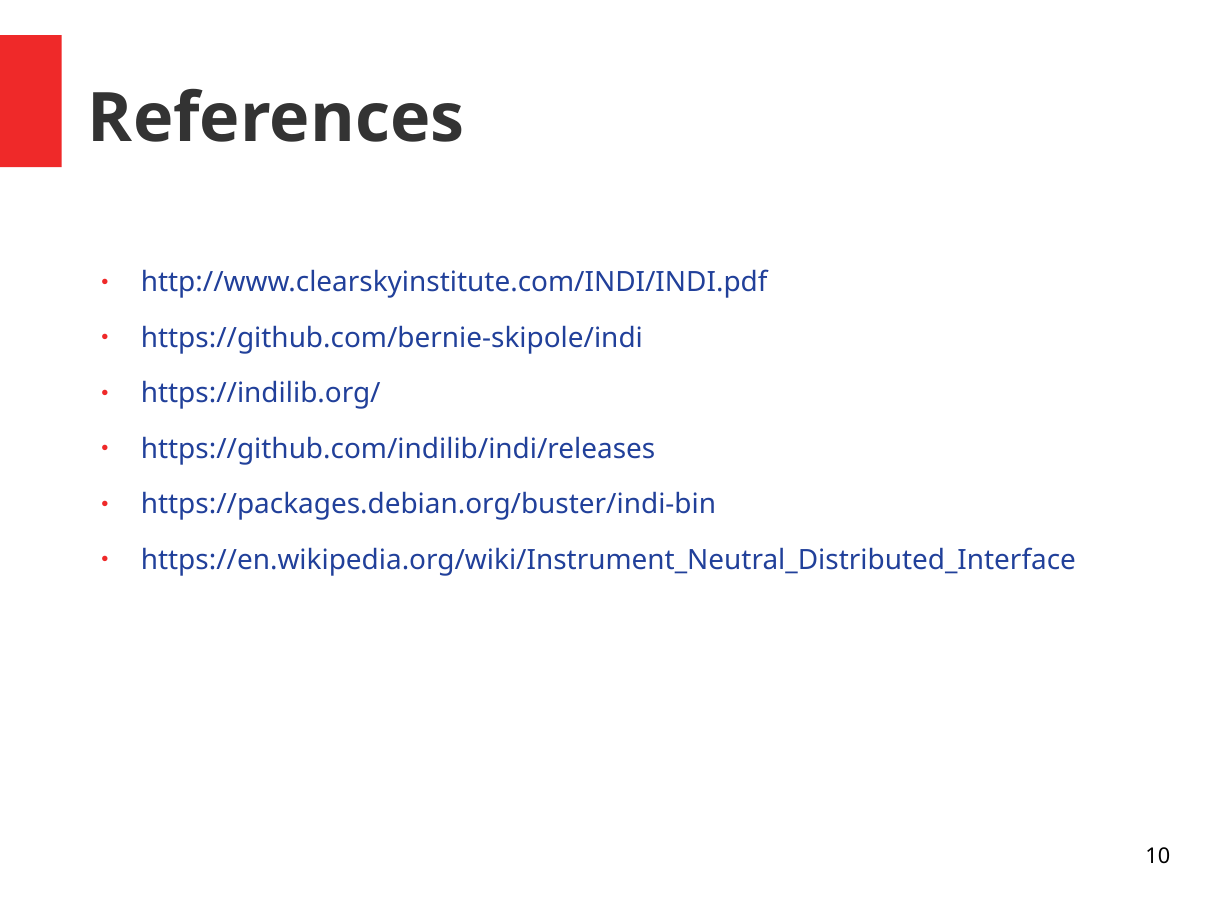
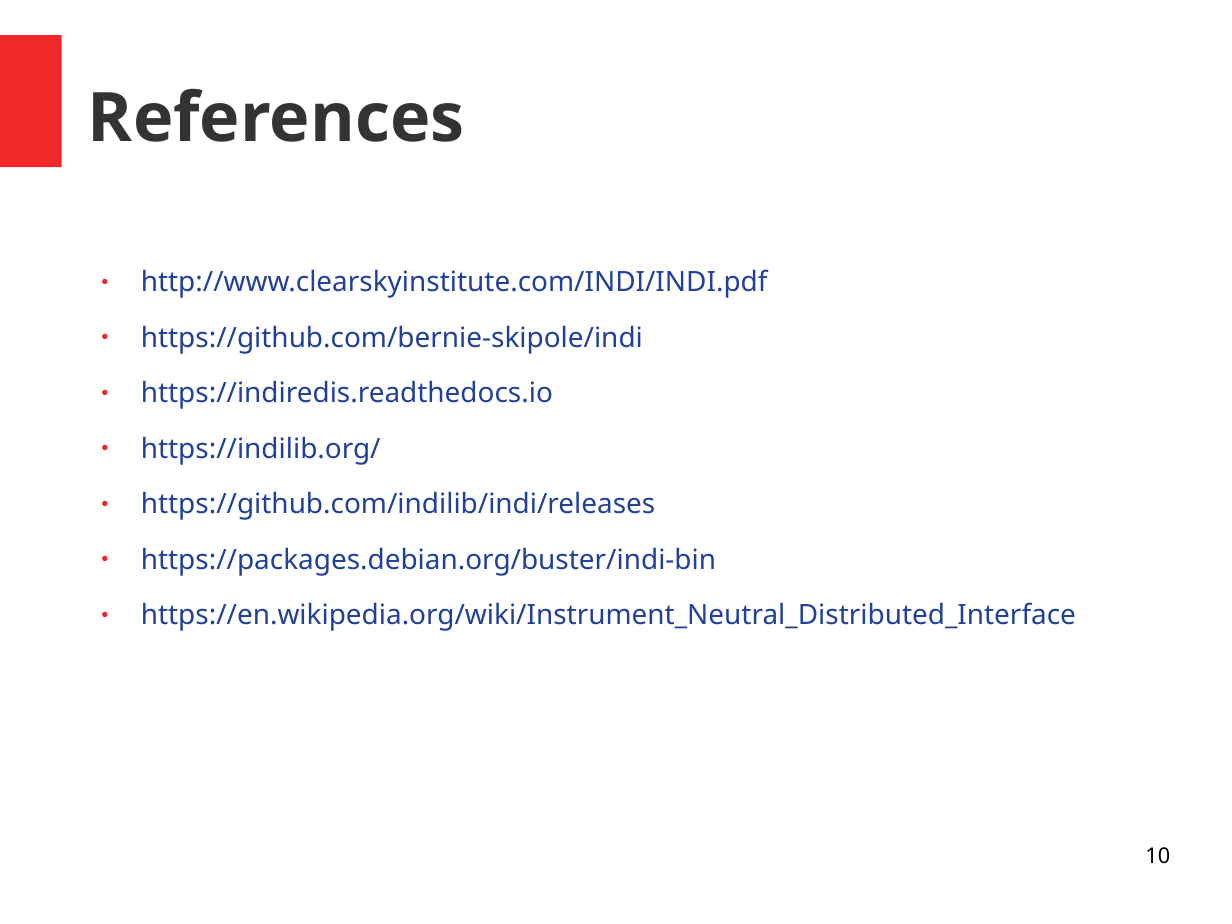
Before and after one commit to bernie-skipole/indi, a slide deck: slide 10 of indislides.odp. Drawn at 1232x924 pixels with LibreOffice and Linux fonts; fonts in the diff are those of the drawing. Boxes give left, top, right and bottom in pixels: in the first picture for what was removed or moved away, otherwise in the second. Text is boxed around its words. In the diff, an @@ line names an element or a change of style, - is before the commit and + after.

```diff
--- a/indislides.odp
+++ b/indislides.odp
@@ text at <box>141,380,553,409</box>: paragraph added @@
+● https://indiredis.readthedocs.io
```
Also in this commit, not shown: 2 other slides changed, 1 other file.
